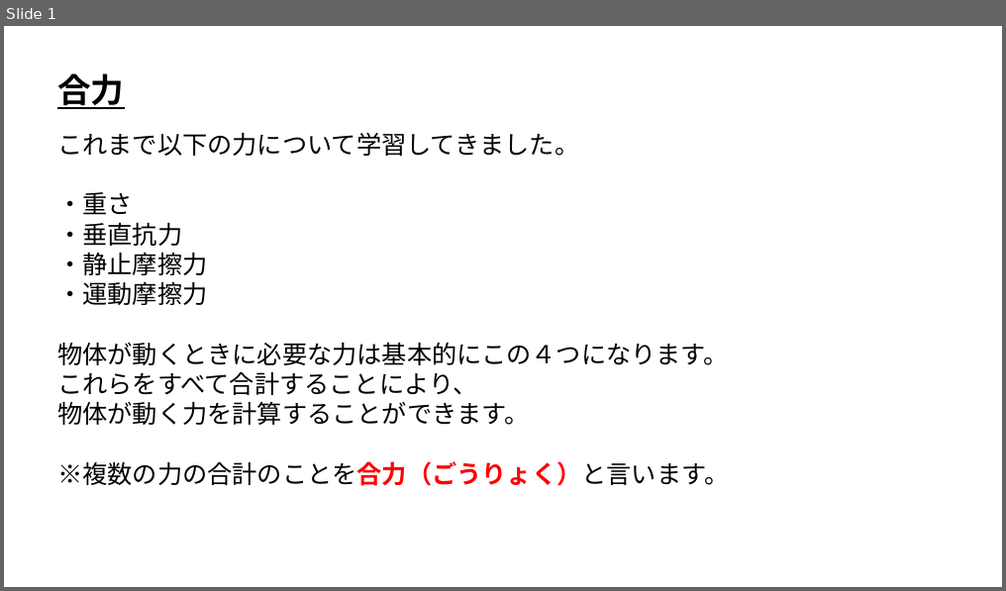
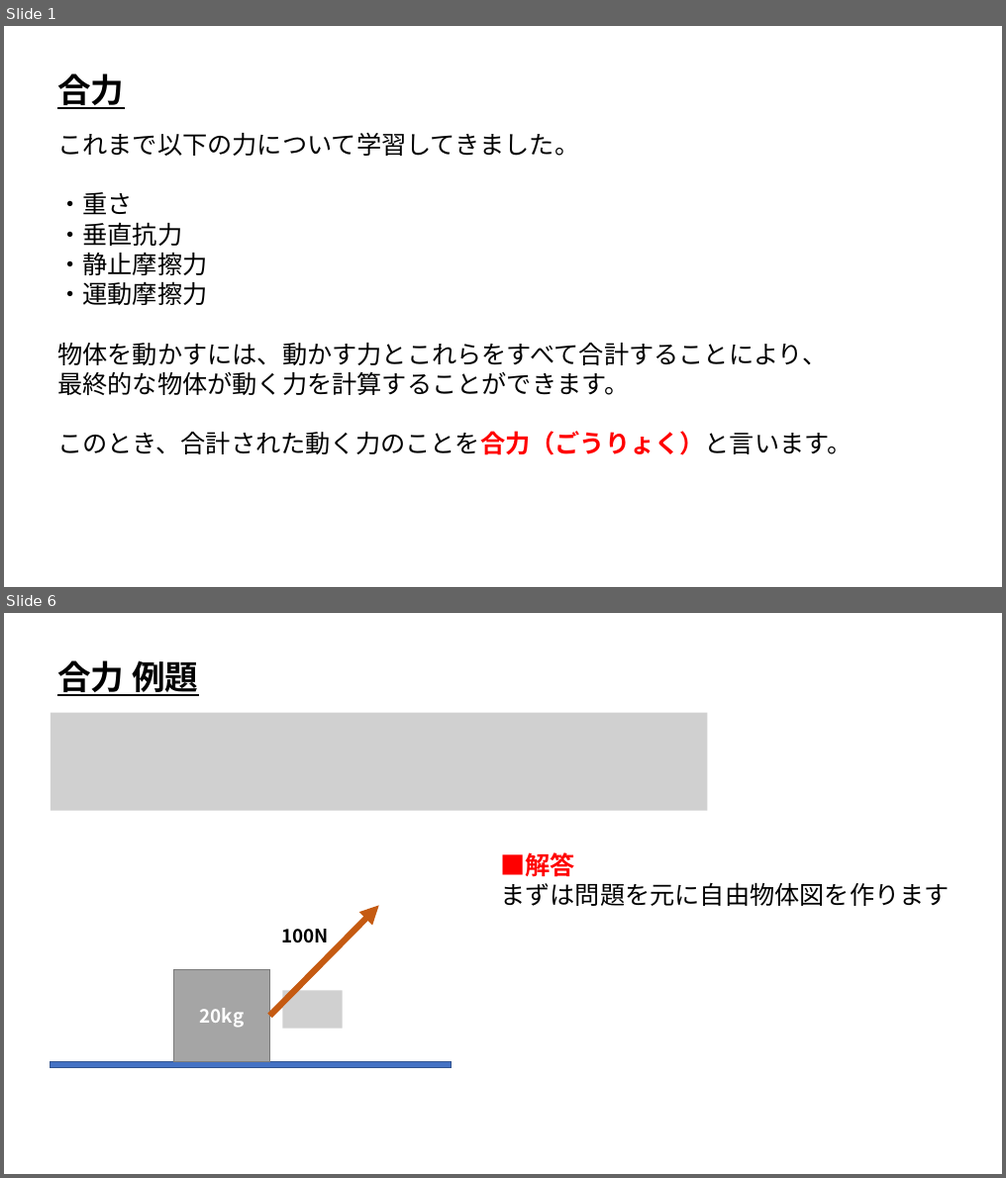
Before and after one commit to ArakiYusuke-Ohara/Textbook, a slide deck: ゲーム科2年/00_前期/ゲーム開発Ⅰ/ゲーム物理学/座学/18_合力.pptx. Shown one above the other, each under a label of ours: slide 1 before the commit, slides 1 and 6 after it; the slides between them are not shown. The pictures are 1006x591 and 1006x1178 pixels, drawn with LibreOffice and Linux fonts; fonts in the diff are those of the drawing; grey boxes stand for pictures. Boxes give left, top, right and bottom in pixels: in the first picture for what was removed or moved away, otherwise in the second. Text is boxed around its words. In the diff, an @@ line names an element or a change of style, - is before the commit and + after.

Commit message:
スライド微修正と合力作成

```diff
--- a/ゲーム科2年/00_前期/ゲーム開発Ⅰ/ゲーム物理学/座学/18_合力.pptx
+++ b/ゲーム科2年/00_前期/ゲーム開発Ⅰ/ゲーム物理学/座学/18_合力.pptx
@@ slide 6 added at [4,613,1002,1174], background #FFFFFF @@
@@ text added at [57,656,198,699], 32 pt, text #000000, bold, underline @@
+合力 例題
@@ picture added at [51,713,708,811] @@
@@ text added at [500,853,949,906], 24 pt, text #000000 @@
+■解答
+まずは問題を元に自由物体図を作ります
@@ arrow added from (269, 1016) to (379, 906), #C55A11 6 pt @@
@@ text added at [281,929,329,944], 18 pt, text #000000, bold @@
+100N
@@ rectangle added at [174,969,269,1062], fill #A5A5A5, outline #7A7A7A 1 pt, 18 pt, text #FFFFFF, bold @@
+20kg
@@ picture added at [282,991,343,1029] @@
@@ rectangle added at [51,1062,450,1068], fill #4472C4, outline #325491 1 pt @@
@@ slide 1 changed as well @@
@@ text at [57,343,851,456]: text changed @@
-物体が動くときに必要な力は基本的にこの４つになります。
-これらをすべて合計することにより、
-物体が動く力を計算することができます。
-※複数の力の合計のことを合力（ごうりょく）と言います。
+物体を動かすには、動かす力とこれらをすべて合計することにより、
+最終的な物体が動く力を計算することができます。
+このとき、合計された動く力のことを合力（ごうりょく）と言います。
```
Also in this commit, not shown: 1 other slide changed, 9 other slides added, 4 other files.
